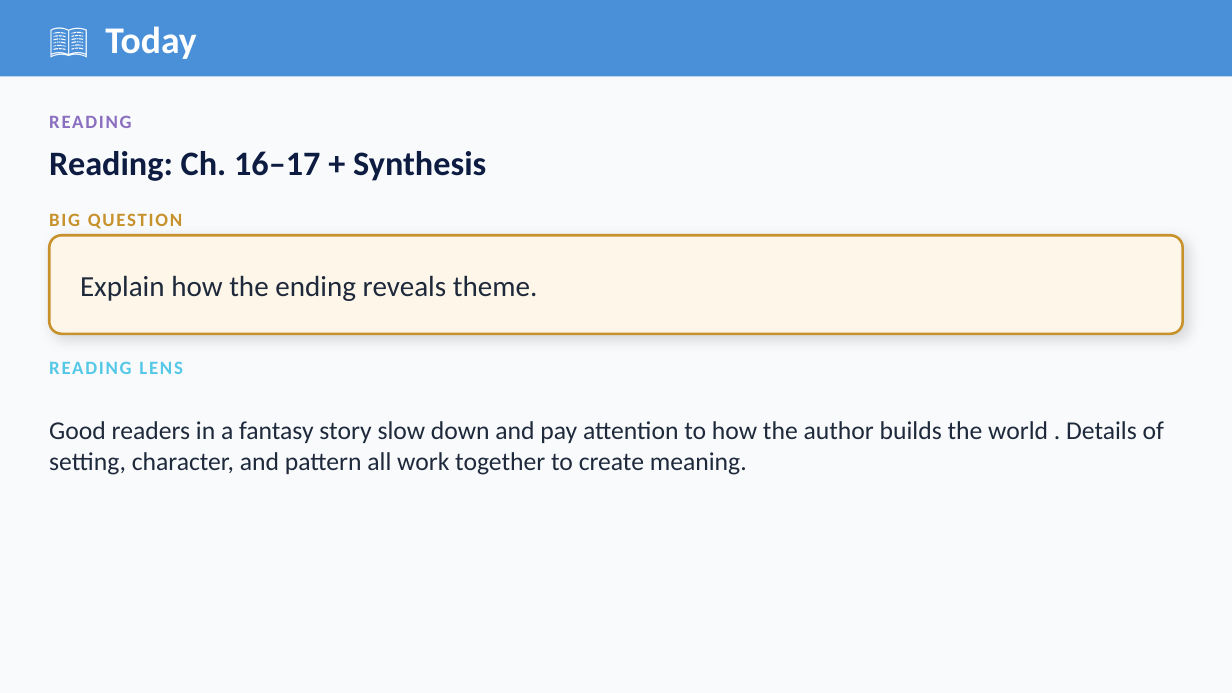
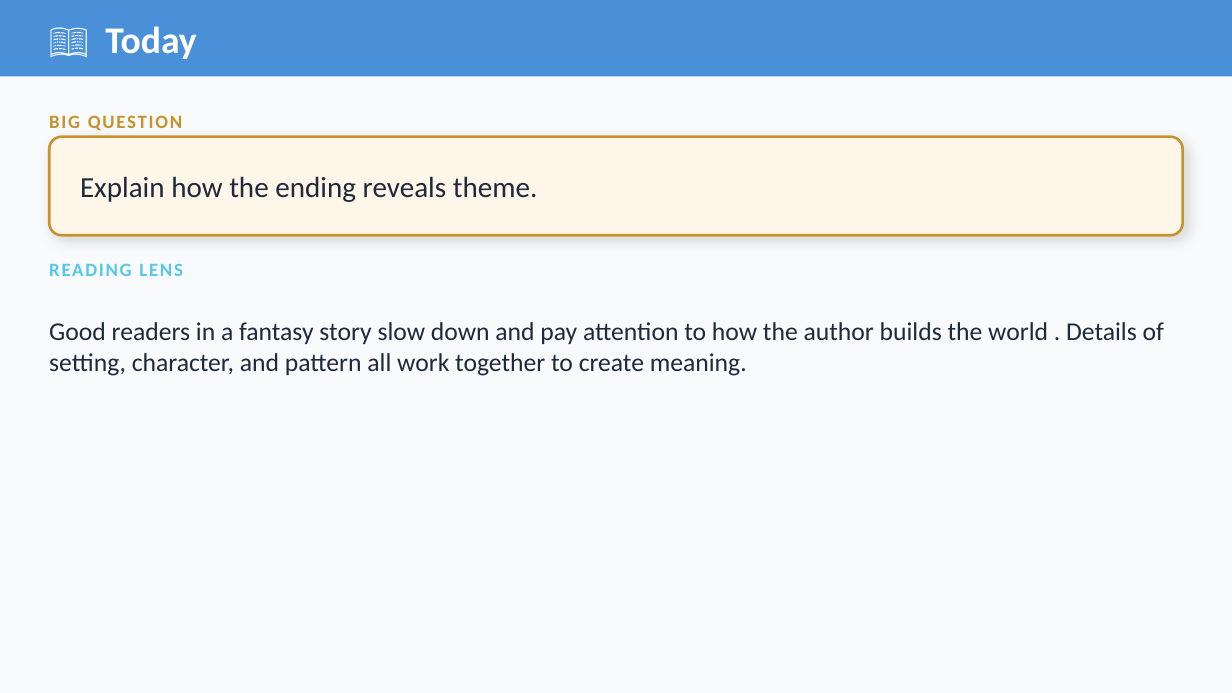
Before and after one commit to optimaondemand/optima-3rd-ela, a slide deck: slide 6 of Planning docs/Slides/lesson-30-4-teacher-slides.pptx. Drawn at 1232x693 pixels with LibreOffice and Linux fonts; fonts in the diff are those of the drawing. Boxes give left, top, right and bottom in pixels: in the first picture for what was removed or moved away, otherwise in the second. Text is boxed around its words. In the diff, an @@ line names an element or a change of style, - is before the commit and + after.

```diff
--- a/Planning docs/Slides/lesson-30-4-teacher-slides.pptx
+++ b/Planning docs/Slides/lesson-30-4-teacher-slides.pptx
@@ text removed at box(49, 115, 131, 128) @@
-READING
@@ 4 texts, 1 rounded rectangle: place and size @@
-4 texts, 1 rounded rectangle at box(49, 213, 1183, 475)
+4 texts, 1 rounded rectangle at box(49, 115, 1183, 376)
@@ text removed at box(49, 151, 486, 181) @@
-Reading: Ch. 16–17 + Synthesis
```
Also in this commit, not shown: 1 other slide changed, 1 slide added, 1 slide removed, 41 other files.
